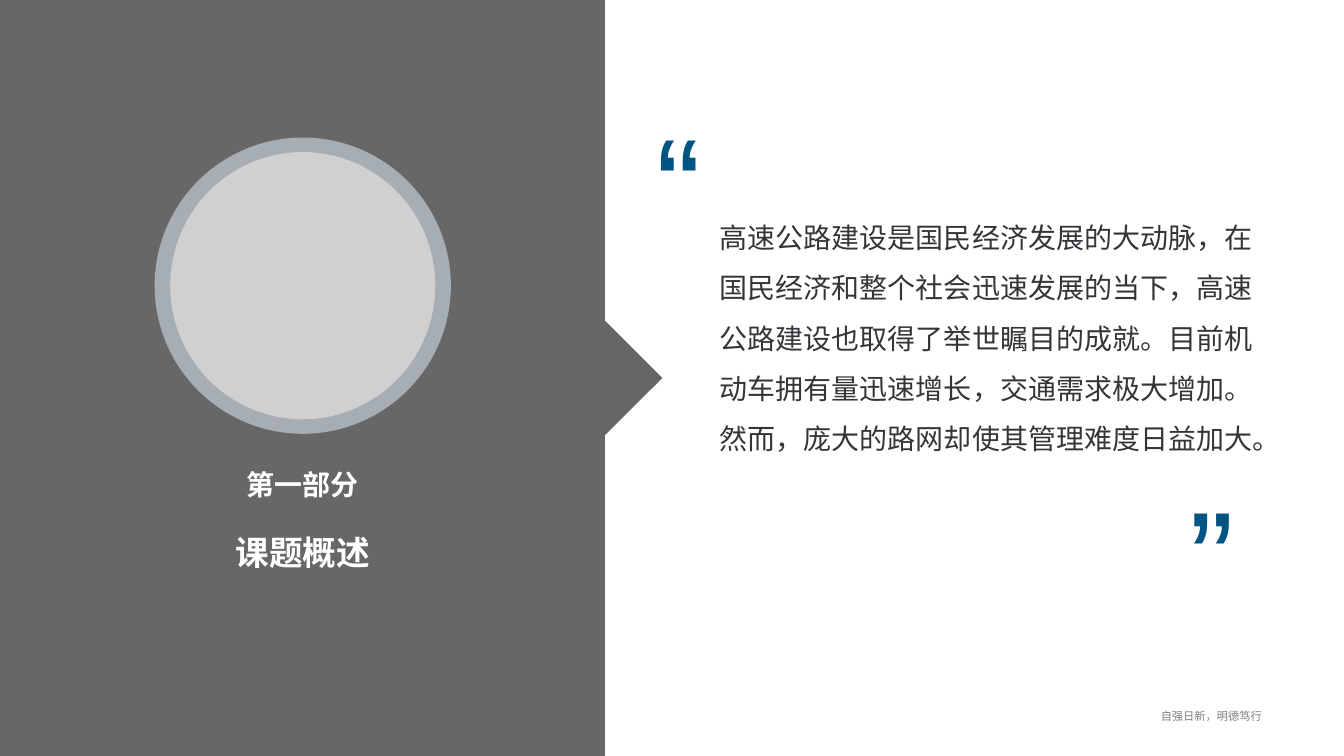
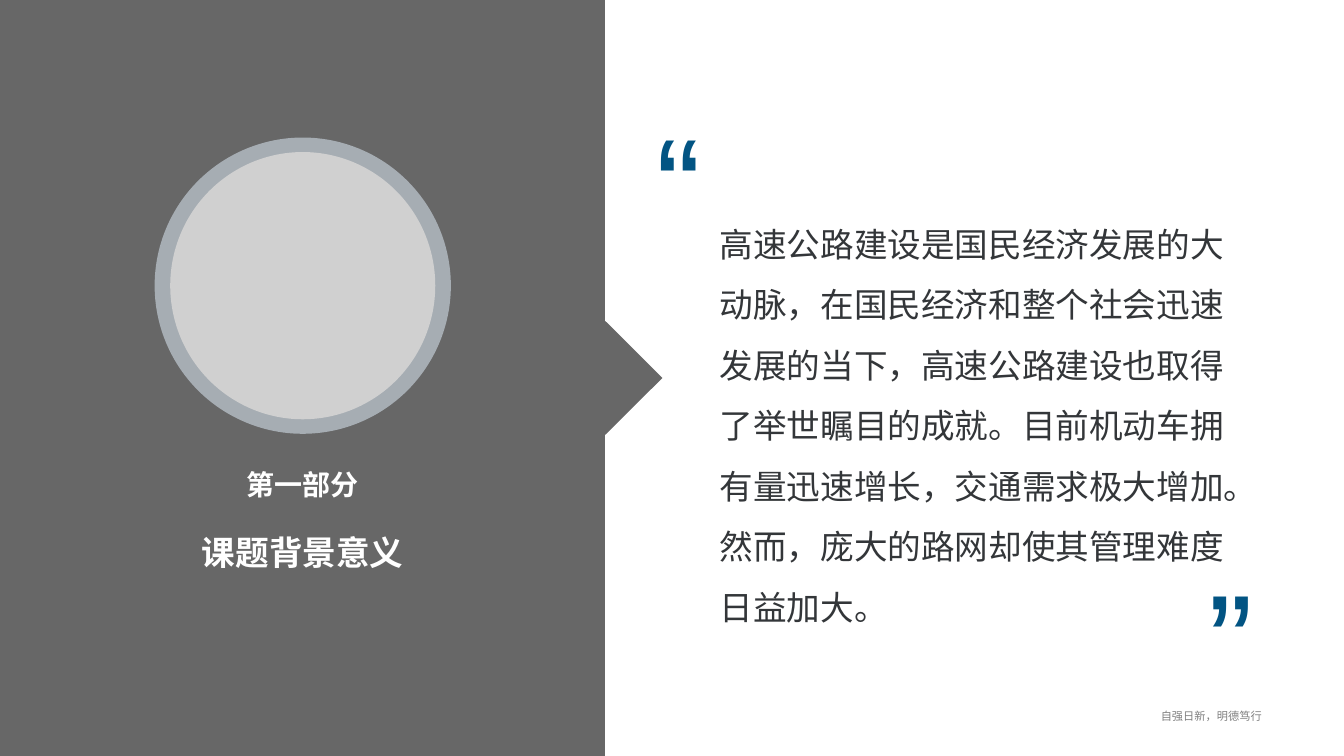
Before and after one commit to er-yang/HW, a slide deck: slide 3 of doc/路面监控系统.pptx. Drawn at 1344x756 pixels with LibreOffice and Linux fonts; fonts in the diff are those of the drawing; grey boxes stand for pictures; background and template pictures are left out. Boxes give left, top, right and bottom in pixels: in the first picture for what was removed or moved away, otherwise in the second. Text is boxed around its words. In the diff, an @@ line names an element or a change of style, - is before the commit and + after.

```diff
--- a/doc/路面监控系统.pptx
+++ b/doc/路面监控系统.pptx
@@ text "高速公路建设是国民经济发展的大动脉，在国民经济和整个社会迅速发展的当下，高速公路建设也取得了举世瞩目的成就。目前机动车拥 ..." at box(720, 228, 1258, 623): size 20 to 24 pt @@
@@ text at box(202, 536, 404, 568): text changed @@
-课题概述
+课题背景意义
@@ text "”": place and size @@
-text "”" at box(1180, 467, 1245, 640)
+text "”" at box(1199, 551, 1264, 724)
```
Also in this commit, not shown: 12 other slides changed, 3 slides added.
